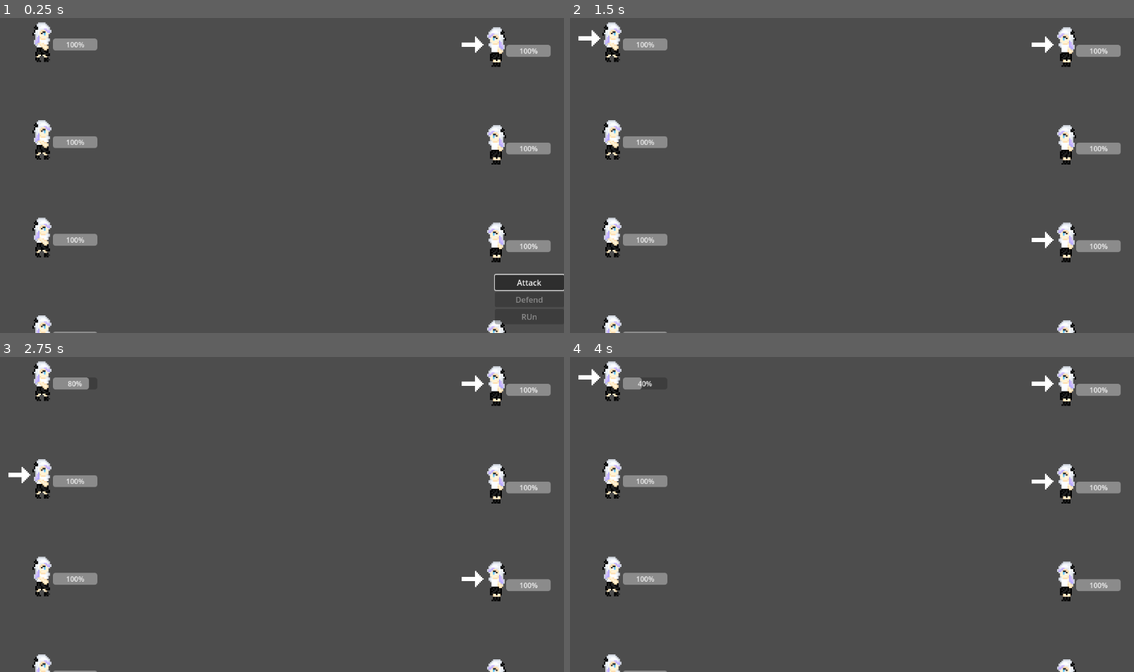
Above: before the commit, frames 1-4 (two rows, left to right).
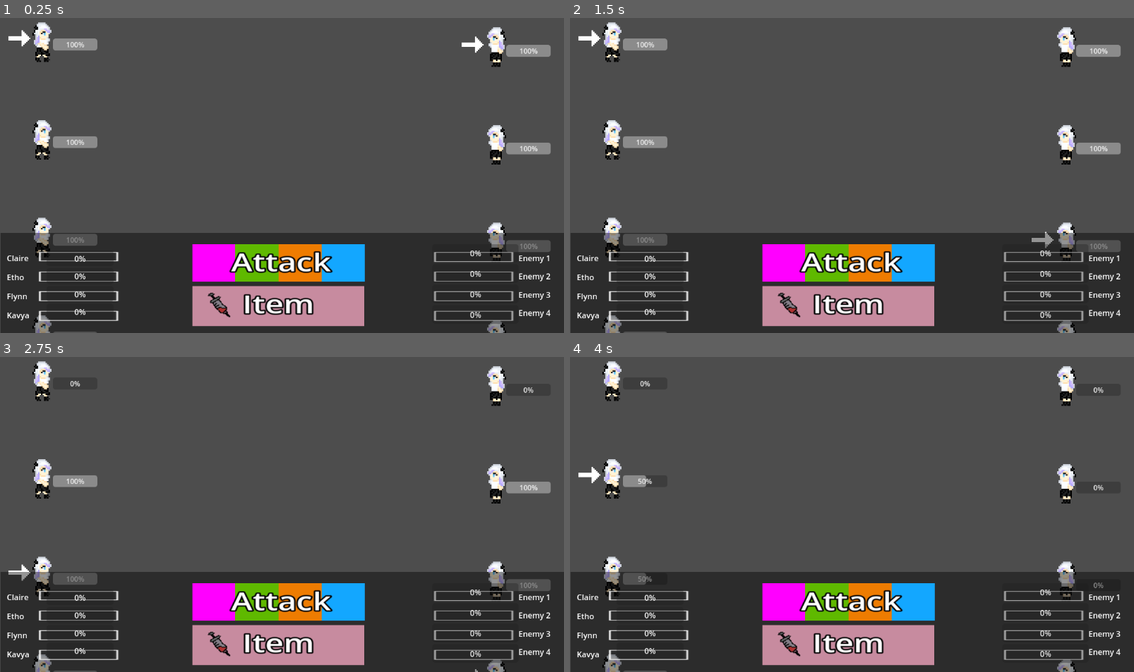
Above: after the commit, the same moments.

Repository: CostnerMagill/CS498-RPG-Project
Game: Godot game, scene res://Main.tscn
The game is run twice, just before and just after one commit, with the same random seed, the same clock (stepped at 60 frames per second) and the same inputs.
Inputs (mouse positions are in pixels of both pictures, inside the frame that each line leads up to):
- Up to frame 1 (0.25 s): no input
- Up to frame 2 (1.5 s): click (1100, 282) at 0.5 s, where only the run before the commit has a clickable "Attack"; tap Enter (ui_accept) at 1.25, 1.35 s; move the mouse to (976, 159) at 1.27 s; hold Up (ui_up) from 1.28 s (still down); click (976, 159) at 1.42 s
- Up to frame 3 (2.75 s): tap Enter (ui_accept) at 1.52, 1.82, 2.27, 2.3, 2.57 s; move the mouse to (169, 530) at 2.02 s; release Up (ui_up) at 2.03 s; hold Down (ui_down) from 2.03 s (still down); tap F at 2.1 s
- Up to frame 4 (4 s): move the mouse to (908, 445) at 2.77 s; release Down (ui_down) at 2.78 s; hold Up (ui_up) from 2.78 s (still down); tap Enter (ui_accept) at 2.85, 3.5, 3.77, 3.8 s; move the mouse to (823, 577) at 3.52 s; tap F at 3.6 s; click (823, 577) at 3.67 s

The runs differ from the first frame. In frame 1, 29% of the frame differs, in the area x 0-100%, y 3-100%; in frame 2, 31%; in frame 3, 31%; in frame 4, 32%.

Commit message:
merge test battle scene with the battle UI

Diff:
--- a/Godot/CharacterBody2D.gd
+++ b/Godot/CharacterBody2D.gd
@@ -1,25 +1,17 @@
-extends CharacterBody2D
+extends character_base
 
-@onready var progress_bar = $ProgressBar
-@onready var _focus = $focus
-
-@export var MAX_HEALTH: float = 10
+# @export var MAX_HEALTH: float = 10
+# @export var SPEED: float = 10
 
 
-var health: float = 10:
-	set(value):
-		health = value
-		_update_progress_bar()
+@onready var attack1 = move.new()
+# @onready var move_list: Array = []
 
-func _update_progress_bar():
-	progress_bar.value = (health/MAX_HEALTH) * 100
 
-func focus():
-	_focus.show()
-
-func unfocus():
-	_focus.hide()
-
-func take_damage(value):
-	health -= value
-	_update_progress_bar()
+func _ready():
+	SPEED = 10
+	MAX_HEALTH = 10
+	health = MAX_HEALTH
+	attack1.name = "Attack 1"
+	attack1.damage = 5
+	move_list.append(attack1)
--- a/Godot/Main.tscn
+++ b/Godot/Main.tscn
@@ -1,8 +1,10 @@
-[gd_scene load_steps=4 format=3 uid="uid://sv0l3itv4n4s"]
+[gd_scene load_steps=6 format=3 uid="uid://sv0l3itv4n4s"]
 
 [ext_resource type="PackedScene" uid="uid://u8fyc3sh3r4y" path="res://player_group.tscn" id="1_a0scq"]
 [ext_resource type="Script" path="res://battle-scene.gd" id="1_qjai2"]
 [ext_resource type="PackedScene" uid="uid://csdp5yqdf47pu" path="res://enemy_group.tscn" id="2_o4ljd"]
+[ext_resource type="Texture2D" uid="uid://bumjm3jmm8tf" path="res://Assets/battle-template_white.png" id="4_xkiw2"]
+[ext_resource type="Texture2D" uid="uid://bwhu2wk5mplqs" path="res://Assets/syringe.png" id="5_3276i"]
 
 [node name="battle_scene" type="Node2D"]
 script = ExtResource("1_qjai2")
@@ -13,36 +15,273 @@
 [node name="enemy_group" parent="." instance=ExtResource("2_o4ljd")]
 position = Vector2(87, 45)
 
-[node name="CanvasLayer" type="CanvasLayer" parent="."]
-
-[node name="choice" type="VBoxContainer" parent="CanvasLayer"]
-anchors_preset = 3
-anchor_left = 1.0
-anchor_top = 1.0
+[node name="UI" type="CanvasLayer" parent="."]
+
+[node name="Control" type="Control" parent="UI"]
+layout_mode = 3
+anchor_top = -0.000246872
 anchor_right = 1.0
 anchor_bottom = 1.0
-offset_left = -141.0
-offset_top = -136.0
-grow_horizontal = 0
+offset_top = 0.159973
+grow_horizontal = 2
+grow_vertical = 2
+metadata/_edit_use_anchors_ = true
+
+[node name="ColorRect" type="ColorRect" parent="UI/Control"]
+layout_mode = 1
+anchors_preset = -1
+anchor_left = 0.001
+anchor_top = 0.683642
+anchor_right = 1.0
+anchor_bottom = 1.0
+offset_left = -0.152
+offset_bottom = 1.52588e-05
+grow_horizontal = 2
 grow_vertical = 0
-size_flags_horizontal = 10
-size_flags_vertical = 10
-alignment = 1
-
-[node name="Attack" type="Button" parent="CanvasLayer/choice"]
-layout_mode = 2
+color = Color(0, 0, 0, 0.419608)
+metadata/_edit_use_anchors_ = true
+
+[node name="TextureRect" type="TextureRect" parent="UI/Control"]
+layout_mode = 1
+anchors_preset = -1
+anchor_left = 0.023
+anchor_top = 0.651202
+anchor_right = 0.956597
+anchor_bottom = 1.0
+offset_left = -0.496002
+offset_top = 0.0210018
+grow_horizontal = 2
+grow_vertical = 0
+texture = ExtResource("4_xkiw2")
+metadata/_edit_use_anchors_ = true
+
+[node name="Enemies" type="VBoxContainer" parent="UI/Control"]
+layout_mode = 1
+anchors_preset = -1
+anchor_left = 0.91907
+anchor_top = 0.745437
+anchor_right = 0.976069
+anchor_bottom = 0.972241
+offset_left = 0.231934
+offset_top = -0.0430031
+offset_right = 0.567993
+offset_bottom = -0.0120087
+grow_horizontal = 2
+grow_vertical = 0
+metadata/_edit_use_anchors_ = true
+
+[node name="1" type="Label" parent="UI/Control/Enemies"]
+layout_mode = 2
+size_flags_vertical = 7
+text = "Enemy 1"
+
+[node name="2" type="Label" parent="UI/Control/Enemies"]
+layout_mode = 2
+size_flags_vertical = 7
+text = "Enemy 2"
+
+[node name="3" type="Label" parent="UI/Control/Enemies"]
+layout_mode = 2
+size_flags_vertical = 7
+text = "Enemy 3"
+
+[node name="4" type="Label" parent="UI/Control/Enemies"]
+layout_mode = 2
+size_flags_vertical = 7
+text = "Enemy 4"
+
+[node name="Party" type="VBoxContainer" parent="UI/Control"]
+layout_mode = 1
+anchors_preset = -1
+anchor_left = 0.012
+anchor_top = 0.745437
+anchor_right = 0.06
+anchor_bottom = 0.983148
+offset_left = 0.176
+offset_top = -0.0430031
+offset_right = -0.120003
+offset_bottom = -0.0800171
+metadata/_edit_use_anchors_ = true
+
+[node name="Claire" type="Label" parent="UI/Control/Party"]
+layout_mode = 2
+size_flags_vertical = 7
+text = "Claire"
+
+[node name="Etho" type="Label" parent="UI/Control/Party"]
+layout_mode = 2
+size_flags_vertical = 7
+text = "Etho"
+
+[node name="Flynn" type="Label" parent="UI/Control/Party"]
+layout_mode = 2
+size_flags_vertical = 7
+text = "Flynn"
+
+[node name="Kavya" type="Label" parent="UI/Control/Party"]
+layout_mode = 2
+size_flags_vertical = 7
+text = "Kavya"
+
+[node name="Party_healthbar" type="VBoxContainer" parent="UI/Control"]
+layout_mode = 1
+anchors_preset = -1
+anchor_left = 0.082
+anchor_top = 0.739
+anchor_right = 0.201
+anchor_bottom = 0.96
+offset_left = 0.535995
+offset_top = 0.127991
+offset_right = 0.447998
+offset_bottom = -0.0800171
+
+[node name="ProgressBar" type="ProgressBar" parent="UI/Control/Party_healthbar"]
+layout_mode = 2
+size_flags_vertical = 3
+
+[node name="ProgressBar2" type="ProgressBar" parent="UI/Control/Party_healthbar"]
+layout_mode = 2
+size_flags_vertical = 3
+
+[node name="ProgressBar3" type="ProgressBar" parent="UI/Control/Party_healthbar"]
+layout_mode = 2
+size_flags_vertical = 3
+
+[node name="ProgressBar4" type="ProgressBar" parent="UI/Control/Party_healthbar"]
+layout_mode = 2
+size_flags_vertical = 3
+
+[node name="Enemies_healthbar" type="VBoxContainer" parent="UI/Control"]
+layout_mode = 1
+anchors_preset = -1
+anchor_left = 0.766
+anchor_top = 0.719255
+anchor_right = 0.919
+anchor_bottom = 0.972293
+offset_left = 0.567993
+offset_top = -0.0769958
+offset_right = 0.312012
+offset_bottom = -0.0460052
+metadata/_edit_use_anchors_ = true
+
+[node name="ProgressBar" type="ProgressBar" parent="UI/Control/Enemies_healthbar"]
+layout_mode = 2
+size_flags_vertical = 3
+
+[node name="ProgressBar2" type="ProgressBar" parent="UI/Control/Enemies_healthbar"]
+layout_mode = 2
+size_flags_vertical = 3
+
+[node name="ProgressBar3" type="ProgressBar" parent="UI/Control/Enemies_healthbar"]
+layout_mode = 2
+size_flags_vertical = 3
+
+[node name="ProgressBar4" type="ProgressBar" parent="UI/Control/Enemies_healthbar"]
+layout_mode = 2
+size_flags_vertical = 3
+
+[node name="Attack_Box" type="HBoxContainer" parent="UI/Control"]
+layout_mode = 1
+anchors_preset = -1
+anchor_left = 0.341
+anchor_top = 0.7195
+anchor_right = 0.647
+anchor_bottom = 0.878167
+offset_left = 0.167969
+offset_right = -78.344
+offset_bottom = -35.8164
+scale = Vector2(1.28599, 1.16164)
+theme_override_constants/separation = 0
+metadata/_edit_use_anchors_ = true
+
+[node name="Purple_Claire" type="ColorRect" parent="UI/Control/Attack_Box"]
+layout_mode = 2
+size_flags_horizontal = 3
+color = Color(1, 0, 1, 1)
+
+[node name="Green_Etho" type="ColorRect" parent="UI/Control/Attack_Box"]
+layout_mode = 2
+size_flags_horizontal = 3
+color = Color(0.372549, 0.72549, 0, 1)
+
+[node name="Orange_Flynn" type="ColorRect" parent="UI/Control/Attack_Box"]
+layout_mode = 2
+size_flags_horizontal = 3
+color = Color(0.933333, 0.486275, 0.00392157, 1)
+
+[node name="Blue_Kavya" type="ColorRect" parent="UI/Control/Attack_Box"]
+layout_mode = 2
+size_flags_horizontal = 3
+color = Color(0.0745098, 0.654902, 1, 1)
+
+[node name="Item_Box" type="HBoxContainer" parent="UI/Control"]
+layout_mode = 1
+anchors_preset = -1
+anchor_left = 0.341146
+anchor_top = 0.838763
+anchor_right = 0.647
+anchor_bottom = 1.01696
+offset_top = 8.48163
+offset_right = -78.344
+offset_bottom = -35.9895
+scale = Vector2(1.28599, 1.16164)
+theme_override_constants/separation = 0
+metadata/_edit_use_anchors_ = true
+
+[node name="Item_Grey" type="ColorRect" parent="UI/Control/Item_Box"]
+layout_mode = 2
+size_flags_horizontal = 3
+color = Color(0.780392, 0.545098, 0.623529, 1)
+
+[node name="Attack" type="Label" parent="UI/Control"]
+layout_mode = 1
+anchors_preset = -1
+anchor_left = 0.41
+anchor_top = 0.719031
+anchor_right = 0.587
+anchor_bottom = 1.09103
+offset_left = -0.320038
+offset_top = 0.0680037
+offset_right = -46.224
+offset_bottom = -0.984001
+scale = Vector2(1.29184, 1.01317)
+theme_override_colors/font_outline_color = Color(0, 0, 0, 1)
+theme_override_constants/outline_size = 10
+theme_override_font_sizes/font_size = 51
 text = "Attack"
-
-[node name="Defend" type="Button" parent="CanvasLayer/choice"]
-layout_mode = 2
-disabled = true
-text = "Defend"
-
-[node name="Run" type="Button" parent="CanvasLayer/choice"]
-layout_mode = 2
-disabled = true
-text = "RUn"
+metadata/_edit_use_anchors_ = true
+
+[node name="Attack2" type="Label" parent="UI/Control"]
+layout_mode = 1
+anchors_preset = -1
+anchor_left = 0.429965
+anchor_top = 0.851747
+anchor_right = 0.606965
+anchor_bottom = 0.969111
+offset_left = -0.320038
+offset_top = 0.0680037
+offset_right = -46.224
+offset_bottom = -0.984001
+scale = Vector2(1.29184, 1.01317)
+theme_override_colors/font_outline_color = Color(0, 0, 0, 1)
+theme_override_constants/outline_size = 10
+theme_override_font_sizes/font_size = 51
+text = "Item"
+metadata/_edit_use_anchors_ = true
+
+[node name="TextureRect2" type="TextureRect" parent="UI/Control"]
+layout_mode = 1
+anchors_preset = -1
+anchor_left = 0.360736
+anchor_top = 0.861049
+anchor_right = 0.414736
+anchor_bottom = 0.956827
+offset_left = -0.568024
+offset_top = 0.0400009
+offset_right = -22.776
+offset_bottom = -18.024
+scale = Vector2(1.57363, 1.45227)
+texture = ExtResource("5_3276i")
+metadata/_edit_use_anchors_ = true
 
 [connection signal="next_player" from="enemy_group" to="player_group" method="_on_enemy_group_next_player"]
-[connection signal="pressed" from="CanvasLayer/choice/Attack" to="player_group" method="_on_attack_pressed"]
-[connection signal="pressed" from="CanvasLayer/choice/Attack" to="enemy_group" method="_on_attack_pressed"]
--- a/Godot/battle-scene.gd
+++ b/Godot/battle-scene.gd
@@ -1,23 +1,172 @@
 extends Node2D
-
 
 @onready var player_group = $player_group
 @onready var enemy_group = $enemy_group
 var enemies: Array = []
+var all_enemies: Array = []
 var players: Array = []
+var all_players: Array = []
+var characters: Array = []
 var action_queue: Array = []
 
+var index_player: int = 0
+var enemy_index: int = 0
+var target_index_array: Array = []
 
-# Called when the node enters the scene tree for the first time.
+var in_battle: bool = true
+var pruning: bool = false
+var selecting_target: bool = true
+var selecting_moves: bool = false
+var selecting_enemy_moves: bool = false
+var attacking: bool = false
+
+# class move:
+#     var name: String
+#    var damage: int
+
+class action:
+	var attack
+	var target_index: int
+
+# Get list of enemies and players, place them both in character array, then
+# order them by speed for the fight, then resize action queue to the size of
+# the character array since we write to the positions arbitrarily and not
+# appending
 func _ready():
-	players = player_group.players;
-	enemies = enemy_group.enemies;
+	# passing in true to duplicate to do deep duplication (all nested arrays
+	# etc... are duplicated as well). Possibly change later
+	players = player_group.players.duplicate(true)
+	all_players = player_group.players.duplicate(true)
+	enemies = enemy_group.enemies.duplicate(true)
+	all_enemies = enemy_group.enemies.duplicate(true)
+	characters.append_array(enemies)
+	characters.append_array(players)
+	characters.sort_custom(speed_sort)
+	action_queue.resize(characters.size())
+	enemies[0].focus()
+
+
+func _process(delta):
+	if in_battle:
+		if pruning:
+			prune_character_arrays()
+		if selecting_target:
+			select_enemy_target()
+		if selecting_moves:
+			select_player_moves(target_index_array)
+		if selecting_enemy_moves:
+			select_enemy_moves()
+		if attacking:
+			perform_attacks()
+	if !in_battle:
+		print("Battle Over")
+		return
+
+# remove characters from their respective arrays if dead. Do it in reverse to
+# avoid array index out of bounds
+func prune_character_arrays():
+	for i in range(enemies.size()-1, -1, -1):
+		if enemies[i].IS_ALIVE == false:
+			enemies.remove_at(i)
+	for i in range(players.size()-1, -1, -1):
+		if players[i].IS_ALIVE == false:
+			players.remove_at(i)
+	for i in range(characters.size()-1, -1, -1):
+		if characters[i].IS_ALIVE == false:
+			characters.remove_at(i)
+	is_battle_over()
+	if in_battle == false:
+		return
+	unfocus_all_enemies()
+	reset_global_vars()
+	enemies[0].focus()
+	pruning = false
+	selecting_target = true
+
+# Visually select target for current player
+func select_enemy_target():
+	players[index_player].focus()
+	if Input.is_action_just_pressed("ui_up"):
+		if enemy_index > 0:
+			enemy_index -= 1
+			switch_focus(enemy_index, enemy_index+1)
+	if Input.is_action_just_pressed("ui_down"):
+		if enemy_index < enemies.size() - 1:
+			enemy_index += 1
+			switch_focus(enemy_index, enemy_index-1)
+	if Input.is_action_just_pressed("ui_accept"):
+		players[index_player].unfocus()
+		index_player += 1
+		target_index_array.append(enemies[enemy_index])
+	if target_index_array.size() >= players.size():
+		selecting_target = false
+		selecting_moves = true
+
+# Loop through each player, select target and move
+func select_player_moves(targets):
 	for i in players.size():
-		print(players[i].name)
+		var player_index: int = characters.find(players[i])
+		var target: int = characters.find(targets[i])
+		var selected_move = players[i].select_move()
+		var temp_action = action.new()
+		temp_action.attack = selected_move
+		temp_action.target_index = target
+		action_queue[player_index] = temp_action
+	selecting_moves = false
+	selecting_enemy_moves = true
+
+# Loop through each enemy, then select a move and a random target
+func select_enemy_moves():
+	var target_array: Array = []
+	for i in players.size():
+		target_array.append(characters.find(players[i]))
 	for i in enemies.size():
-		print(enemies[i].name)
+		var enemy_location: int = characters.find(enemies[i])
+		var enemy_move = enemies[i].select_move()
+		var target: int = target_array[randi() % target_array.size()]
+		var temp_action = action.new()
+		temp_action.attack = enemy_move
+		temp_action.target_index = target
+		action_queue[enemy_location] = temp_action
+	selecting_enemy_moves = false
+	attacking = true
 
-# Called every frame. 'delta' is the elapsed time since the previous frame.
-func _process(delta):
-	players[0].focus()
-	pass
+func perform_attacks():
+	for i in characters.size():
+		if characters[i].IS_ALIVE == true:
+			var target_index: int = action_queue[i].target_index
+			if characters[target_index].IS_ALIVE == true:
+				var damage: int = action_queue[i].attack.damage
+				characters[target_index].take_damage(damage)
+			else:
+				print("Attack Failed")
+	attacking = false
+	pruning = true
+	is_battle_over()
+
+# Small helper functions
+
+func is_battle_over():
+	if players.is_empty():
+		in_battle = false
+	if enemies.is_empty():
+		in_battle = false
+
+func unfocus_all_enemies():
+	for i in all_enemies.size():
+		all_enemies[i].unfocus()
+
+func reset_global_vars():
+	action_queue.clear()
+	action_queue.resize(characters.size())
+	target_index_array.clear()
+	enemy_index = 0
+	index_player = 0
+
+func switch_focus(x, y):
+	enemies[x].focus()
+	enemies[y].unfocus()
+
+# Custom sort based on speed of characters
+func speed_sort(a, b):
+	return a.SPEED > b.SPEED
--- /dev/null
+++ b/Godot/character_base.gd
@@ -0,0 +1,43 @@
+class_name character_base extends CharacterBody2D
+
+@onready var progress_bar = $ProgressBar
+@onready var _focus = $focus
+
+@export var IS_ALIVE: bool = true
+@export var MAX_HEALTH: float
+@export var SPEED: int
+
+class move:
+    var damage: int
+    var name: String
+
+# @onready var attack1 = move.new()
+@onready var move_list: Array = []
+
+var health: float:
+    set(value):
+        health = value
+        _update_progress_bar()
+
+# func _ready():
+#     attack1.name = "Attack 1"
+#     attack1.damage = 5
+#     move_list.append(attack1)
+
+func _update_progress_bar():
+    progress_bar.value = (health/MAX_HEALTH) * 100
+
+func focus():
+    _focus.show()
+
+func unfocus():
+    _focus.hide()
+
+func take_damage(value):
+    health -= value
+    _update_progress_bar()
+    if health <= 0:
+        IS_ALIVE = false
+
+func select_move():
+    return move_list[0]
--- a/Godot/enemy_1.gd
+++ b/Godot/enemy_1.gd
@@ -1,25 +1,17 @@
-extends CharacterBody2D
+extends character_base
 
-@onready var progress_bar = $ProgressBar
-@onready var _focus = $focus
-
-@export var MAX_HEALTH: float = 10
+# @export var MAX_HEALTH: float = 10
+# @export var SPEED: float = 10
 
 
-var health: float = 10:
-	set(value):
-		health = value
-		_update_progress_bar()
+@onready var attack1 = move.new()
+# @onready var move_list: Array = []
 
-func _update_progress_bar():
-	progress_bar.value = (health/MAX_HEALTH) * 100
 
-func focus():
-	_focus.show()
-
-func unfocus():
-	_focus.hide()
-
-func take_damage(value):
-	health -= value
-	_update_progress_bar()
+func _ready():
+	SPEED = 3
+	MAX_HEALTH = 20
+	health = MAX_HEALTH
+	attack1.name = "Attack 1"
+	attack1.damage = 5
+	move_list.append(attack1)
--- a/Godot/enemy_group.gd
+++ b/Godot/enemy_group.gd
@@ -8,61 +8,61 @@
 
 signal next_player
 
-@onready var choice = $"../CanvasLayer/choice"
+# @onready var choice = $"../CanvasLayer/choice"
 
 # Called when the node enters the scene tree for the first time.
 func _ready():
-	enemies = get_children()
+    enemies = get_children()
 
-	for i in enemies.size():
-		enemies[i].position = Vector2(0, i*200)
+    for i in enemies.size():
+        enemies[i].position = Vector2(0, i*200)
 
-	show_choice()
+#    show_choice()
 
-func _process(_delta):
-	if not choice.visible:
-		if Input.is_action_just_pressed("ui_up"):
-			if index > 0:
-				index -= 1
-				switch_focus(index, index+1)
-		if Input.is_action_just_pressed("ui_down"):
-			if index < enemies.size() - 1:
-				index += 1
-				switch_focus(index, index-1)
-		if Input.is_action_just_pressed("ui_accept"):
-			action_queue.push_back(index)
-			emit_signal("next_player")
+# func _process(_delta):
+#     if not choice.visible:
+#         if Input.is_action_just_pressed("ui_up"):
+#             if index > 0:
+#                 index -= 1
+#                 switch_focus(index, index+1)
+#         if Input.is_action_just_pressed("ui_down"):
+#             if index < enemies.size() - 1:
+#                 index += 1
+#                 switch_focus(index, index-1)
+#         if Input.is_action_just_pressed("ui_accept"):
+#             action_queue.push_back(index)
+#             emit_signal("next_player")
+#
+#     if action_queue.size() == enemies.size() and not is_battling:
+#         is_battling = true
+#         _action(action_queue)
 
-	if action_queue.size() == enemies.size() and not is_battling:
-		is_battling = true
-		_action(action_queue)
-
-func _action(stack):
-	for i in stack:
-		enemies[i].take_damage(2)
-		await get_tree().create_timer(1).timeout
-	action_queue.clear()
-	is_battling = false
-	show_choice()
+# func _action(stack):
+#     for i in stack:
+#         enemies[i].take_damage(2)
+#         await get_tree().create_timer(1).timeout
+#     action_queue.clear()
+#     is_battling = false
+#     show_choice()
 
 func switch_focus(x, y):
-	enemies[x].focus()
-	enemies[y].unfocus()
+    enemies[x].focus()
+    enemies[y].unfocus()
 
-func show_choice():
-	choice.show()
-	choice.find_child("Attack").grab_focus()
+#func show_choice():
+#    choice.show()
+#    choice.find_child("Attack").grab_focus()
 
 func _reset_focus():
-	index = 0
-	for enemy in enemies:
-		enemy.unfocus()
+    index = 0
+    for enemy in enemies:
+        enemy.unfocus()
 
 func _start_choosing():
-	_reset_focus()
-	enemies[0].focus()
+    _reset_focus()
+    enemies[0].focus()
 
 
-func _on_attack_pressed():
-	choice.hide()
-	_start_choosing()
+#func _on_attack_pressed():
+#    choice.hide()
+#    _start_choosing()
--- a/Godot/player_group.gd
+++ b/Godot/player_group.gd
@@ -5,25 +5,25 @@
 
 # Called when the node enters the scene tree for the first time.
 func _ready():
-	players = get_children()
+    players = get_children()
 
-	for i in players.size():
-		players[i].position = Vector2(0, i*200)
+    for i in players.size():
+        players[i].position = Vector2(0, i*200)
 
-	#players[0].focus()
+    #players[0].focus()
 
 func _on_enemy_group_next_player():
-	if index < players.size() - 1:
-		index += 1
-		switch_focus(index, index - 1)
-	else:
-		index = 0
-		switch_focus(index, players.size() - 1)
+    if index < players.size() - 1:
+        index += 1
+        switch_focus(index, index - 1)
+    else:
+        index = 0
+        switch_focus(index, players.size() - 1)
 
 func switch_focus(x, y):
-	players[x].focus()
-	players[y].unfocus()
+    players[x].focus()
+    players[y].unfocus()
 
 
 func _on_attack_pressed():
-	players[0].focus()
+    players[0].focus()
--- a/Godot/project.godot
+++ b/Godot/project.godot
@@ -10,15 +10,7 @@
 
 [application]
 
-config/name="CS 498 RPG Project"
+config/name="Godot"
 run/main_scene="res://Main.tscn"
 config/features=PackedStringArray("4.2", "Forward Plus")
 config/icon="res://icon.svg"
-
-[editor]
-
-run/main_run_args="--rendering-driver opengl3"
-
-[editor_plugins]
-
-enabled=PackedStringArray("res://addons/godot-vim/plugin.cfg")
Binary file added: Godot/Assets/battle-template.png
Not shown, added: Godot/Assets/battle-template.png.import
Binary file added: Godot/Assets/battle-template_white.png
Not shown, added: Godot/Assets/battle-template_white.png.import
Binary file added: Godot/Assets/syringe.png
Not shown, added: Godot/Assets/syringe.png.import
